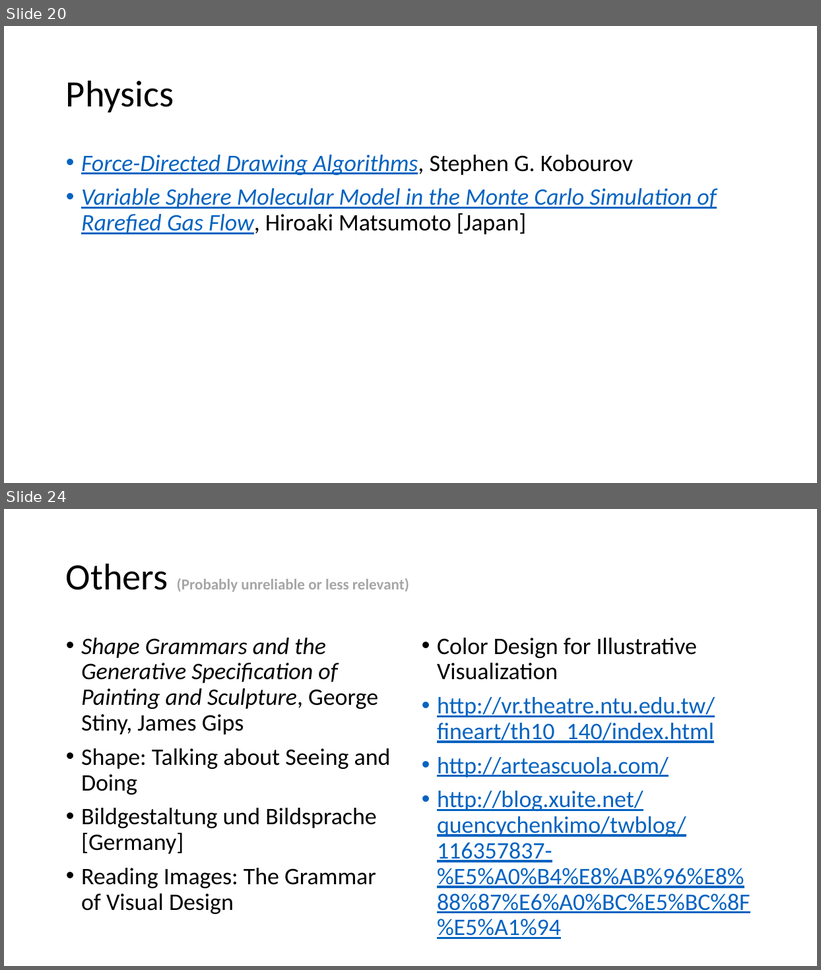
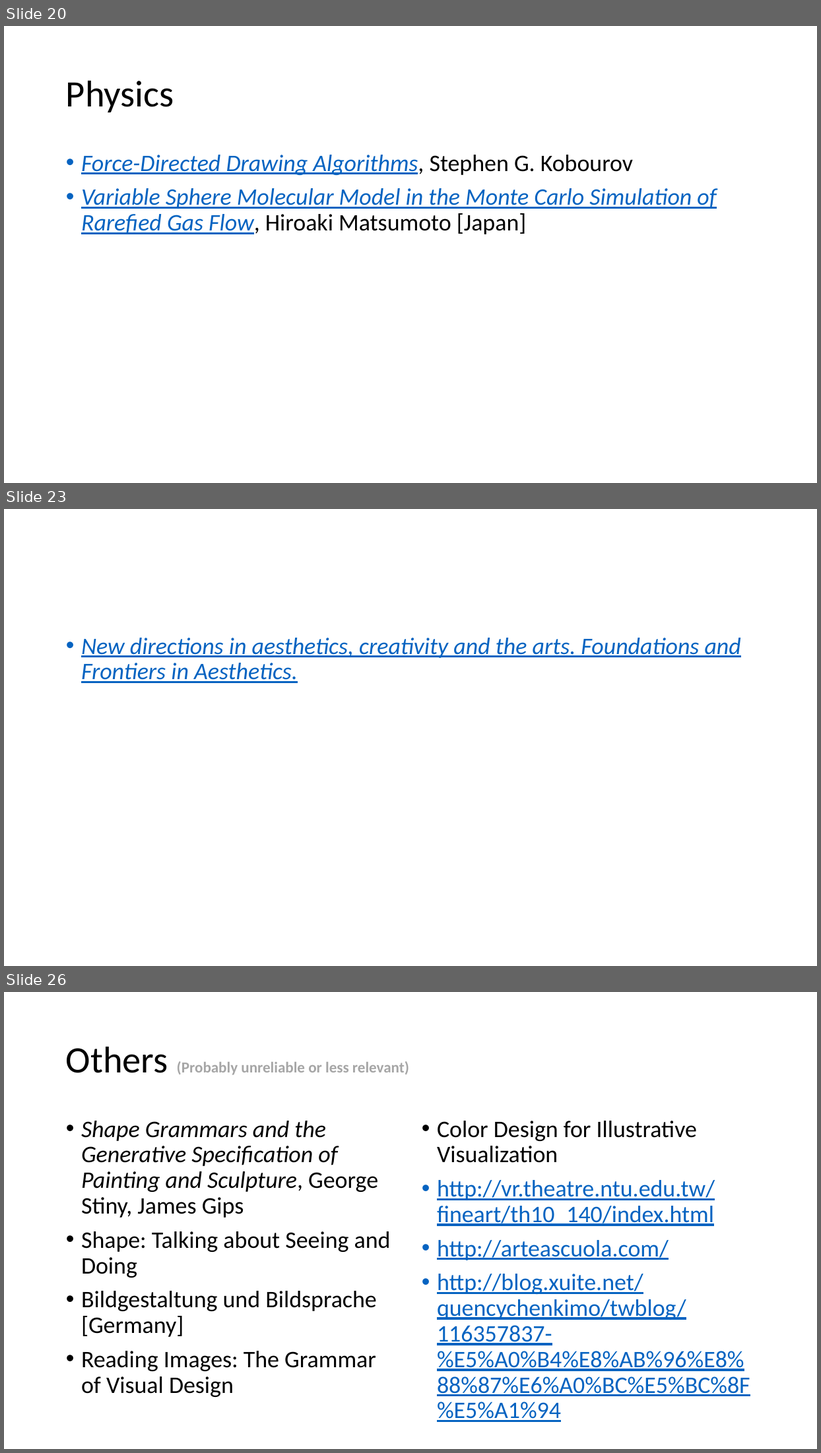
Before and after one commit to PatriciaXiao/Conclusion, a slide deck: Conclusion.pptx. Shown one above the other, each under a label of ours: slides 20 and 24 before the commit, slides 20, 23 and 26 after it; the slides between them are not shown. The pictures are 821x970 and 821x1453 pixels, drawn with LibreOffice and Linux fonts; fonts in the diff are those of the drawing. Boxes give left, top, right and bottom in pixels: in the first picture for what was removed or moved away, otherwise in the second. Text is boxed around its words. In the diff, an @@ line names an element or a change of style, - is before the commit and + after.

```diff
--- a/Conclusion.pptx
+++ b/Conclusion.pptx
@@ slide 23 added at box(4, 509, 817, 966), background #FFFFFF @@
@@ text added at box(81, 638, 741, 683), 28 pt, text #0563C1, italic, underline @@
+• New directions in aesthetics, creativity and the arts. Foundations and Frontiers in Aesthetics.
@@ what was slide 24 is now slide 26 @@
```
Also in this commit, not shown: 4 slides changed, 1 other slide added, 13 other files.
